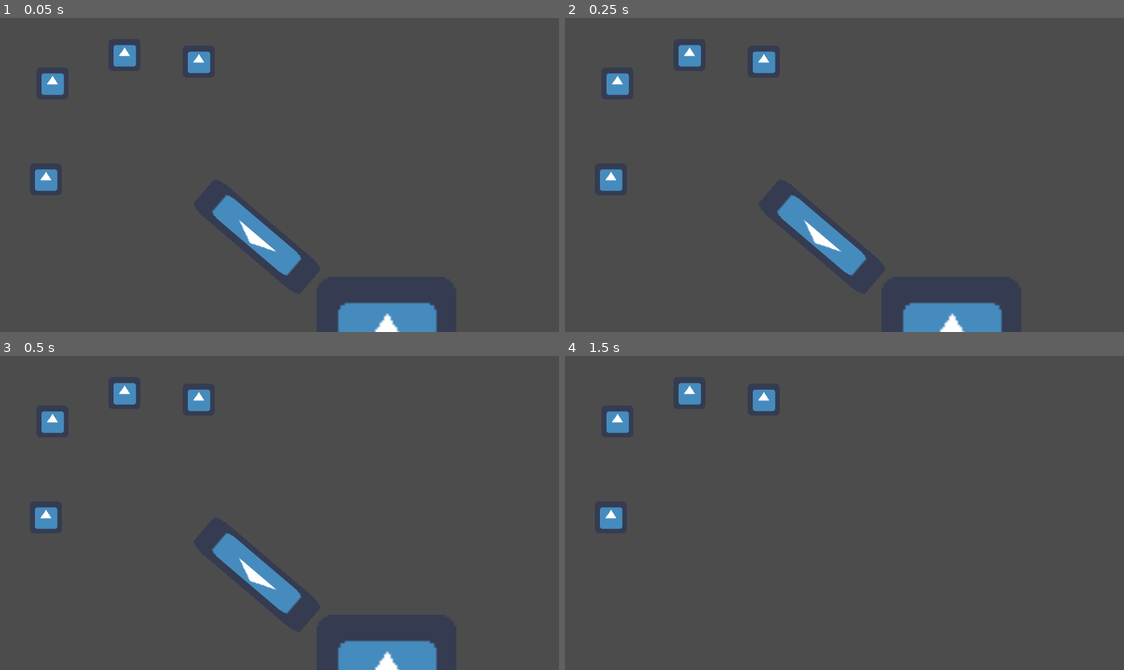
Above: before the commit, frames 1-4 (two rows, left to right).
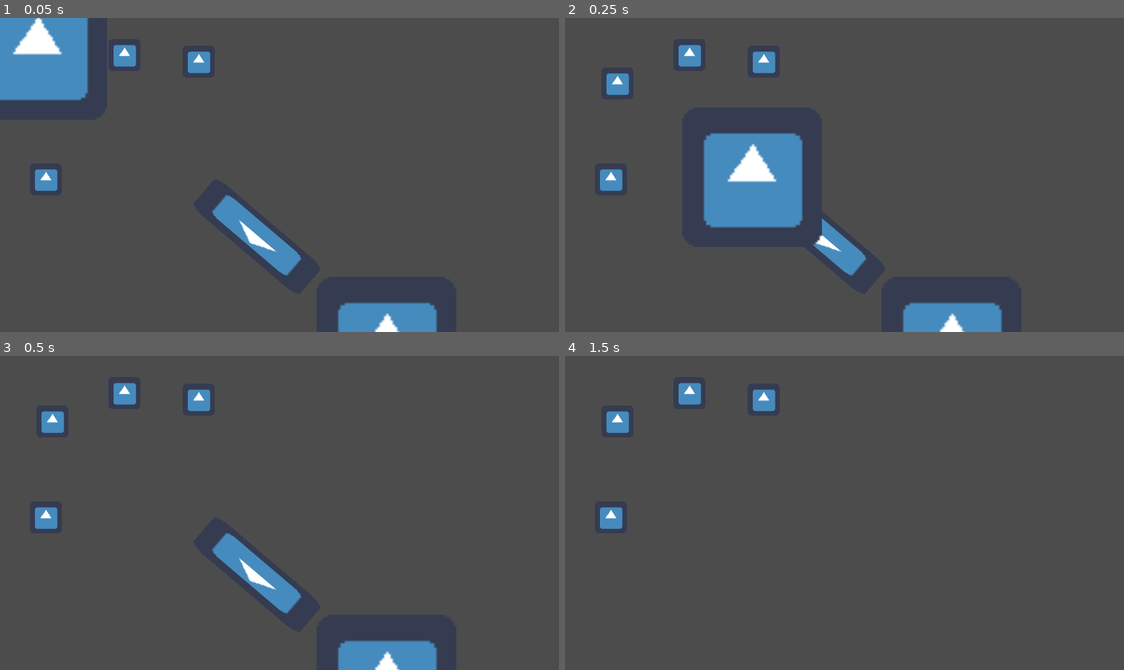
Above: after the commit, the same moments.

Repository: BytePlayersStudio/LD44
Game: Godot game, scene res://Scenes/Level1.tscn
The game is run twice, just before and just after one commit, with the same random seed, the same clock (stepped at 60 frames per second) and the same inputs. The engine's default icon, where the game draws it, is replaced by a stand-in: a white triangle on a blue panel in a dark square.
Inputs (mouse positions are in pixels of both pictures, inside the frame that each line leads up to):
- Up to frame 1 (0.05 s): no input
- Up to frame 2 (0.25 s): no input
- Up to frame 3 (0.5 s): no input
- Up to frame 4 (1.5 s): move the mouse to (967, 497) at 0.52 s; hold D (move_right) 0.53-1.28 s; right-click (967, 497) at 0.6 s; tap Enter at 1.25 s; move the mouse to (732, 528) at 1.27 s; hold S (move_down) from 1.28 s (still down); click (732, 528) at 1.35 s

The runs differ from the first frame. In frame 1, 3.9% of the frame differs, in the area x 0-16%, y 0-27%; in frame 2, 5.5%, in the area x 24-46%, y 36-73%; in frame 3, nothing differs; in frame 4, nothing differs.

Commit message:
Added basic enemy behavior

Diff:
--- a/LD44/Scenes/Level1.tscn
+++ b/LD44/Scenes/Level1.tscn
@@ -1,23 +1,30 @@
-[gd_scene load_steps=3 format=2]
+[gd_scene load_steps=5 format=2]
 
-[ext_resource path="res://Scenes/Player.tscn" type="PackedScene" id=1]
-[ext_resource path="res://Scenes/LifeSource.tscn" type="PackedScene" id=2]
+[ext_resource path="res://Scripts/Navigation/Navigation2D.gd" type="Script" id=1]
+[ext_resource path="res://Scenes/Player.tscn" type="PackedScene" id=2]
+[ext_resource path="res://Scenes/LifeSource.tscn" type="PackedScene" id=3]
+[ext_resource path="res://Scenes/NPCs/Enemy.tscn" type="PackedScene" id=4]
 
 [node name="Level1" type="Node2D"]
 
+[node name="Navigation2D" type="Navigation2D" parent="."]
+script = ExtResource( 1 )
+
 [node name="Player" parent="." groups=[
 "player",
-] instance=ExtResource( 1 )]
+] instance=ExtResource( 2 )]
 position = Vector2( 176.897, 150.732 )
 
-[node name="LifeSource" parent="." instance=ExtResource( 2 )]
+[node name="LifeSource" parent="." instance=ExtResource( 3 )]
 position = Vector2( 56.9999, 17 )
 
-[node name="LifeSource2" parent="." instance=ExtResource( 2 )]
+[node name="LifeSource2" parent="." instance=ExtResource( 3 )]
 position = Vector2( 23.9999, 29.9999 )
 
-[node name="LifeSource3" parent="." instance=ExtResource( 2 )]
+[node name="LifeSource3" parent="." instance=ExtResource( 3 )]
 position = Vector2( 20.9999, 73.9998 )
 
-[node name="LifeSource4" parent="." instance=ExtResource( 2 )]
+[node name="LifeSource4" parent="." instance=ExtResource( 3 )]
 position = Vector2( 90.9998, 19.9999 )
+
+[node name="Enemy" parent="." instance=ExtResource( 4 )]
--- a/LD44/Scenes/NPCs/Enemy.gd
+++ /dev/null
@@ -1,50 +0,0 @@
-extends KinematicBody2D
-
-class_name enemy
-
-enum states {
-	SPAWN,
-	IDLE,
-	CHASE,
-	ATTACK,
-	DIE
-}
-var current_state = null
-var destination : player
-
-
-
-func _ready():
-	player = get_tree().find
-	current_state = states.SPAWN
-	pass
-
-#TODO FIXME: This works for now but we should make it more complex if we want to improve in thne future
-func _physics_process(delta):
-	match current_state:
-		states.SPAWN:
-			spawn()
-		states.IDLE:
-			idle()
-		states.CHASE:
-			chase()
-		states.ATTACK:
-			attack()
-		states.DIE:
-			die()
-
-
-func spawn():
-	pass
-
-func chase():
-	pass
-
-func idle():
-	pass
-
-func attack():
-	pass
-
-func die():
-	pass
--- a/LD44/Scenes/NPCs/Enemy.tscn
+++ b/LD44/Scenes/NPCs/Enemy.tscn
@@ -1,11 +1,13 @@
 [gd_scene load_steps=4 format=2]
 
-[ext_resource path="res://Scenes/NPCs/Enemy.gd" type="Script" id=1]
+[ext_resource path="res://Scripts/Enemy.gd" type="Script" id=1]
 [ext_resource path="res://icon.png" type="Texture" id=2]
 
 [sub_resource type="RectangleShape2D" id=1]
 
 [node name="Enemy" type="KinematicBody2D"]
+collision_layer = 2
+collision_mask = 5
 script = ExtResource( 1 )
 
 [node name="CollisionShape2D" type="CollisionShape2D" parent="."]
--- a/LD44/Scenes/Player.tscn
+++ b/LD44/Scenes/Player.tscn
@@ -10,7 +10,9 @@
 [sub_resource type="CircleShape2D" id=2]
 radius = 143.402
 
-[node name="Player" type="KinematicBody2D"]
+[node name="Player" type="KinematicBody2D" groups=[
+"player",
+]]
 script = ExtResource( 1 )
 
 [node name="Body" type="Sprite" parent="."]
--- /dev/null
+++ b/LD44/Scripts/Enemy.gd
@@ -0,0 +1,97 @@
+extends KinematicBody2D
+
+class_name enemy
+
+enum states {
+	SPAWN,
+	IDLE,
+	CHASE,
+	ATTACK,
+	DIE
+}
+
+export var navigation_stop_threshold = 5
+export var speed = 450
+
+onready var navigation = Global.navigation
+
+var current_state = null
+var destination : player
+var path = []
+var motion = Vector2()
+
+
+func _ready():
+	for p in get_tree().get_nodes_in_group('player'):
+		destination = p
+	current_state = states.SPAWN
+	_make_path()
+
+#TODO FIXME: This works for now but we should make it more complex if we want to improve in thne future
+func _physics_process(delta):
+	match current_state:
+		states.SPAWN:
+			spawn()
+		states.IDLE:
+			idle()
+		states.CHASE:
+			chase()
+		states.ATTACK:
+			attack()
+		states.DIE:
+			die()
+	#Add navigation once we have the tileset
+	#_navigate()
+	detect_collision(delta)
+
+func spawn():
+	pass
+
+func chase():
+	pass
+
+func idle():
+	pass
+
+func attack():
+	pass
+
+func die():
+	pass
+
+
+func detect_collision(delta):
+	motion = Vector2(speed,speed) * (destination.position - global_position).normalized()
+	var collision = move_and_collide(motion * delta)
+	if collision:
+		if collision.collider.has_method('on_hit'):
+			collision.collider.on_hit()
+		on_hit()
+
+
+func on_hit():
+	queue_free()
+
+
+func _navigate():
+	var distance_to_path = position.distance_to(path[0])
+	destination = path[0]
+	if distance_to_path > navigation_stop_threshold:
+		_move()
+	else:
+		_update_path()
+
+func _move():
+	motion = (destination.position - position).normalized() * speed
+
+
+func _update_path():
+	if path.size() >= 1:
+		path.remove(0)
+	else:
+		_make_path()
+
+
+func _make_path():
+	var next_destination = destination.position
+	path = navigation.get_simple_path(global_position, next_destination, false)
--- /dev/null
+++ b/LD44/Scripts/Global.gd
@@ -0,0 +1,3 @@
+extends Node
+
+var navigation
--- /dev/null
+++ b/LD44/Scripts/Navigation/Navigation2D.gd
@@ -0,0 +1,9 @@
+extends Navigation2D
+
+# Declare member variables here. Examples:
+# var a = 2
+# var b = "text"
+
+# Called when the node enters the scene tree for the first time.
+func _ready():
+	Global.navigation = self
--- a/LD44/project.godot
+++ b/LD44/project.godot
@@ -17,7 +17,7 @@
 "base": "KinematicBody2D",
 "class": "enemy",
 "language": "GDScript",
-"path": "res://Scenes/NPCs/Enemy.gd"
+"path": "res://Scripts/Enemy.gd"
 }, {
 "base": "Node2D",
 "class": "gun",
@@ -47,6 +47,10 @@
 config/name="LudumDare44"
 run/main_scene="res://Scenes/Level1.tscn"
 config/icon="res://icon.png"
+
+[autoload]
+
+Global="*res://Scripts/Global.gd"
 
 [display]
 
